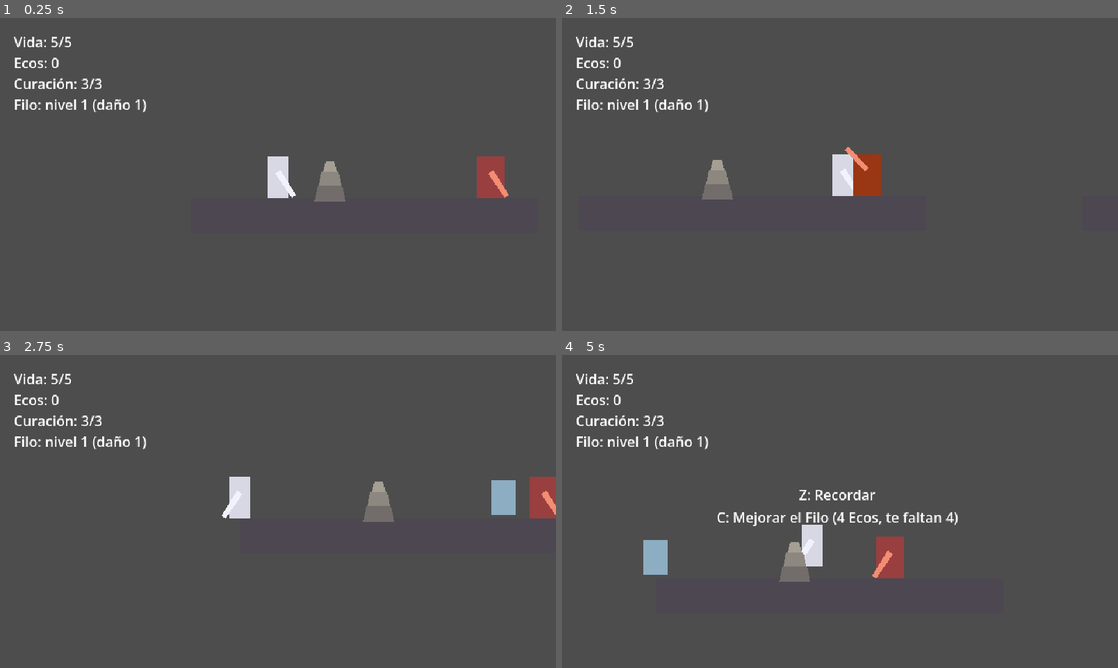
Above: before the commit, frames 1-4 (two rows, left to right).
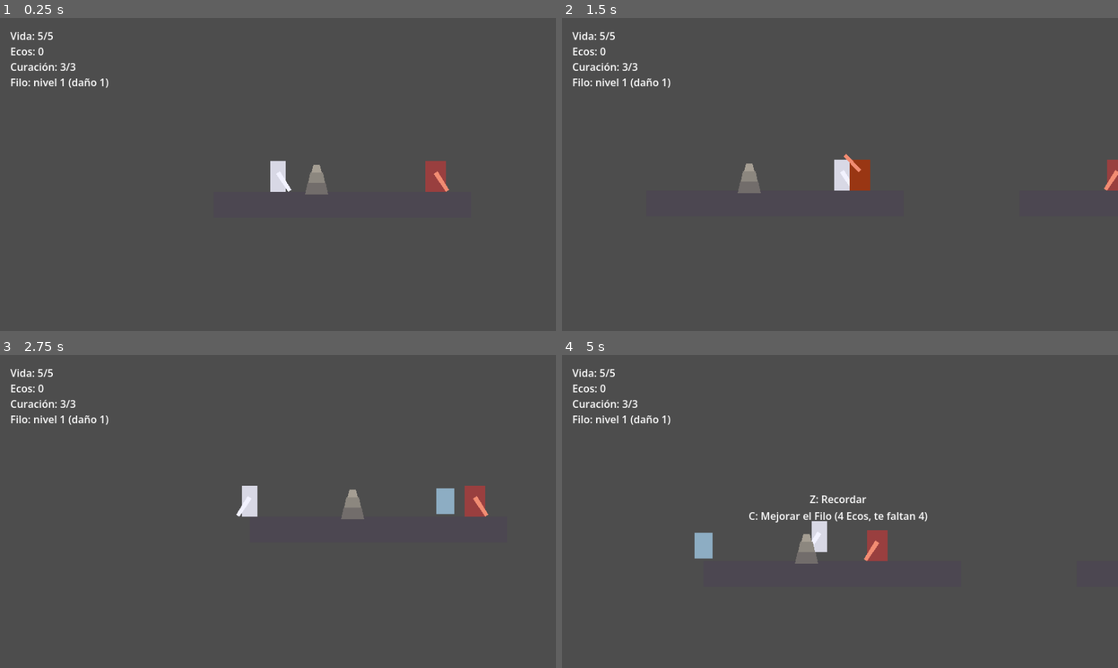
Above: after the commit, the same moments.

Repository: fcorguez92/desmemoria
Game: Godot game, scene res://game/levels/test_level.tscn
The game is run twice, just before and just after one commit, with the same random seed, the same clock (stepped at 60 frames per second) and the same inputs.
Inputs:
- Up to frame 1 (0.25 s): no input
- Up to frame 2 (1.5 s): tap Enter (ui_accept) at 0.5, 0.77 s; hold Right (ui_right) from 0.53 s (still down); tap X (attack) at 0.6 s; tap Shift (dash) at 1.35 s
- Up to frame 3 (2.75 s): tap Enter (ui_accept) at 1.52 s; release Right (ui_right) at 2.03 s; hold Left (ui_left) from 2.03 s (still down); tap H (heal) at 2.1 s
- Up to frame 4 (5 s): release Left (ui_left) at 2.78 s; hold Right (ui_right) 2.78-4.28 s; tap Z (interact) at 2.85 s; tap Enter (ui_accept) at 3.02, 3.77, 4.52 s; tap X (attack) at 3.6 s; hold Left (ui_left) from 4.28 s (still down); tap Shift (dash) at 4.35 s

The runs differ from the first frame. In frame 1, 3.1% of the frame differs, in the area x 1-92%, y 4-59%; in frame 2, 2.9%; in frame 3, 4.3%; in frame 4, 4.8%, in the area x 1-72%, y 4-73%.

Commit message:
Widen the view: internal resolution 864x486 instead of 640x360.
640x360 felt too zoomed in for an exploration game. 864x486 shows about
35% more world and, with integer x2 scaling, becomes 1728x972, which fits
in a window on the user's 1920x1080 screen (1032 px usable height).
960x540 would only fit fullscreen. Docs and the decision log updated.

Co-Authored-By: Claude Sonnet 5 <noreply@anthropic.com>

Diff:
--- a/project.godot
+++ b/project.godot
@@ -16,18 +16,12 @@
 
 [display]
 
-window/size/viewport_width=640
-window/size/viewport_height=360
-window/size/window_width_override=1280
-window/size/window_height_override=720
+window/size/viewport_width=864
+window/size/viewport_height=486
+window/size/window_width_override=1728
+window/size/window_height_override=972
 window/stretch/mode="viewport"
 window/stretch/scale_mode="integer"
-
-[rendering]
-
-textures/canvas_textures/default_texture_filter=0
-2d/snap/snap_2d_transforms_to_pixel=true
-2d/snap/snap_2d_vertices_to_pixel=true
 
 [input]
 
@@ -56,3 +50,9 @@
 "events": [Object(InputEventKey,"resource_local_to_scene":false,"resource_name":"","device":-1,"window_id":0,"alt_press …(190 unchanged characters)…
 ]
 }
+
+[rendering]
+
+textures/canvas_textures/default_texture_filter=0
+2d/snap/snap_2d_transforms_to_pixel=true
+2d/snap/snap_2d_vertices_to_pixel=true
Not shown, changed: docs/arte.md
Not shown, changed: docs/decisiones.md
Not shown, changed: docs/estado.md
